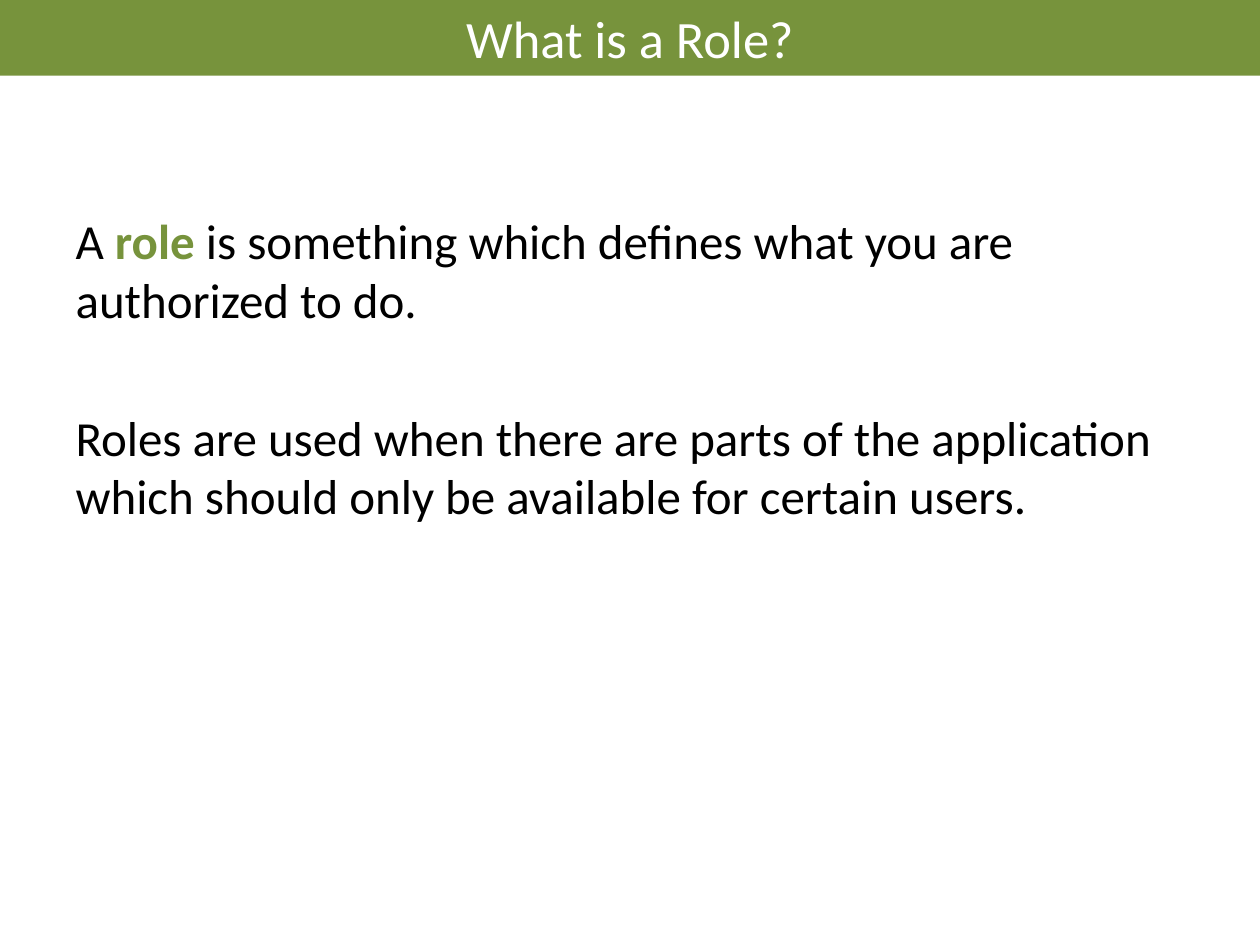
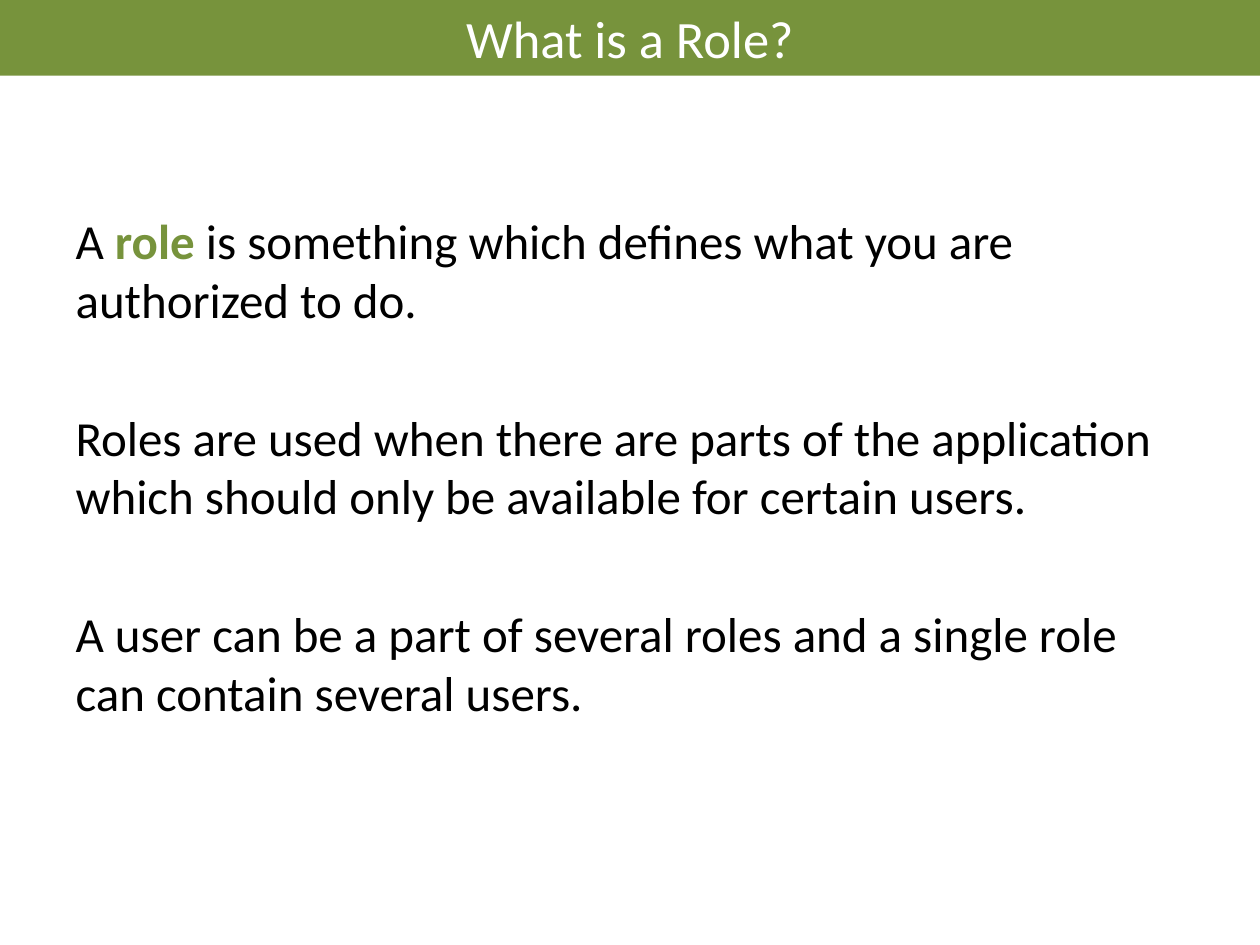
Before and after one commit to AndreasElffors/ProjectIdentity, a slide deck: slide 7 of Documents/Slides/Identity-SecurityFundamentals.pptx. Drawn at 1260x945 pixels with LibreOffice and Linux fonts; fonts in the diff are those of the drawing; background and template pictures are left out. Boxes give left, top, right and bottom in pixels: in the first picture for what was removed or moved away, otherwise in the second. Text is boxed around its words. In the diff, an @@ line names an element or a change of style, - is before the commit and + after.

```diff
--- a/Documents/Slides/Identity-SecurityFundamentals.pptx
+++ b/Documents/Slides/Identity-SecurityFundamentals.pptx
@@ text at (76, 618, 1117, 712): paragraph added @@
+A user can be a part of several roles and a single role can contain several users.
```
Also in this commit, not shown: 2 other slides changed, 17 other files.
